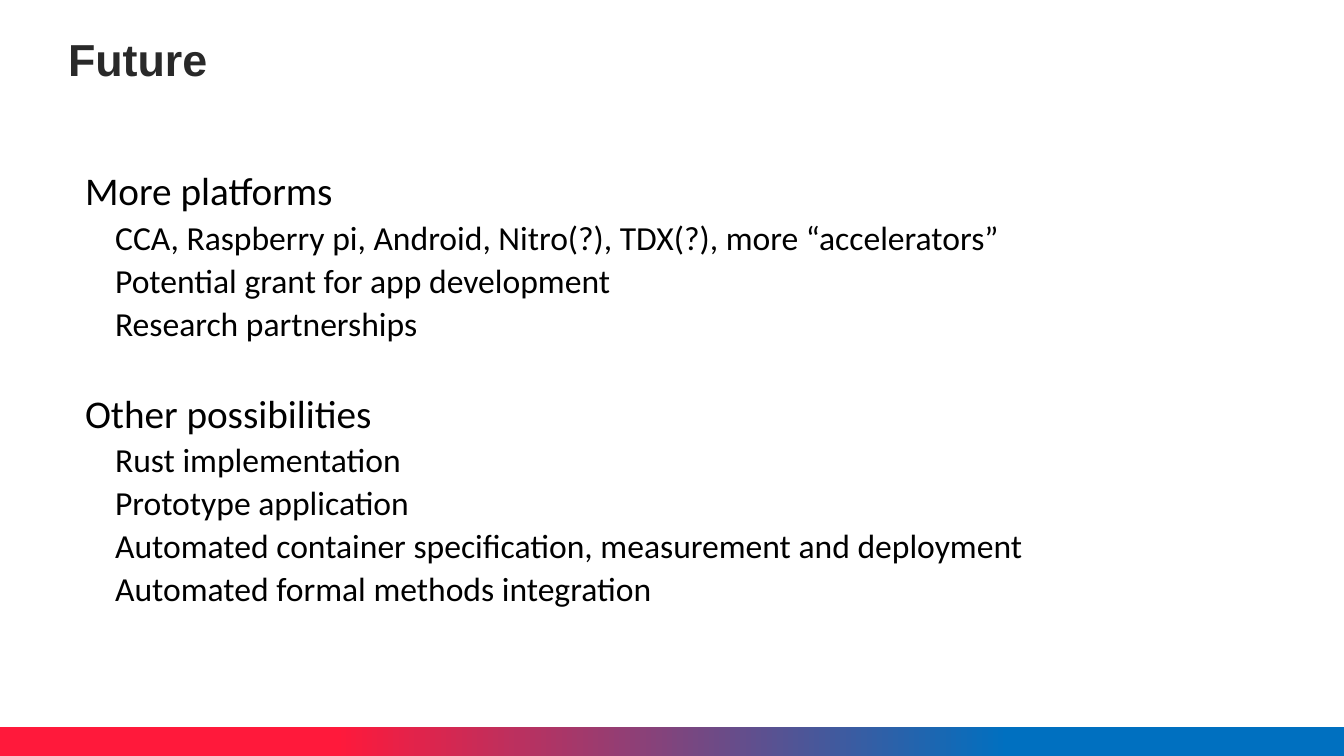
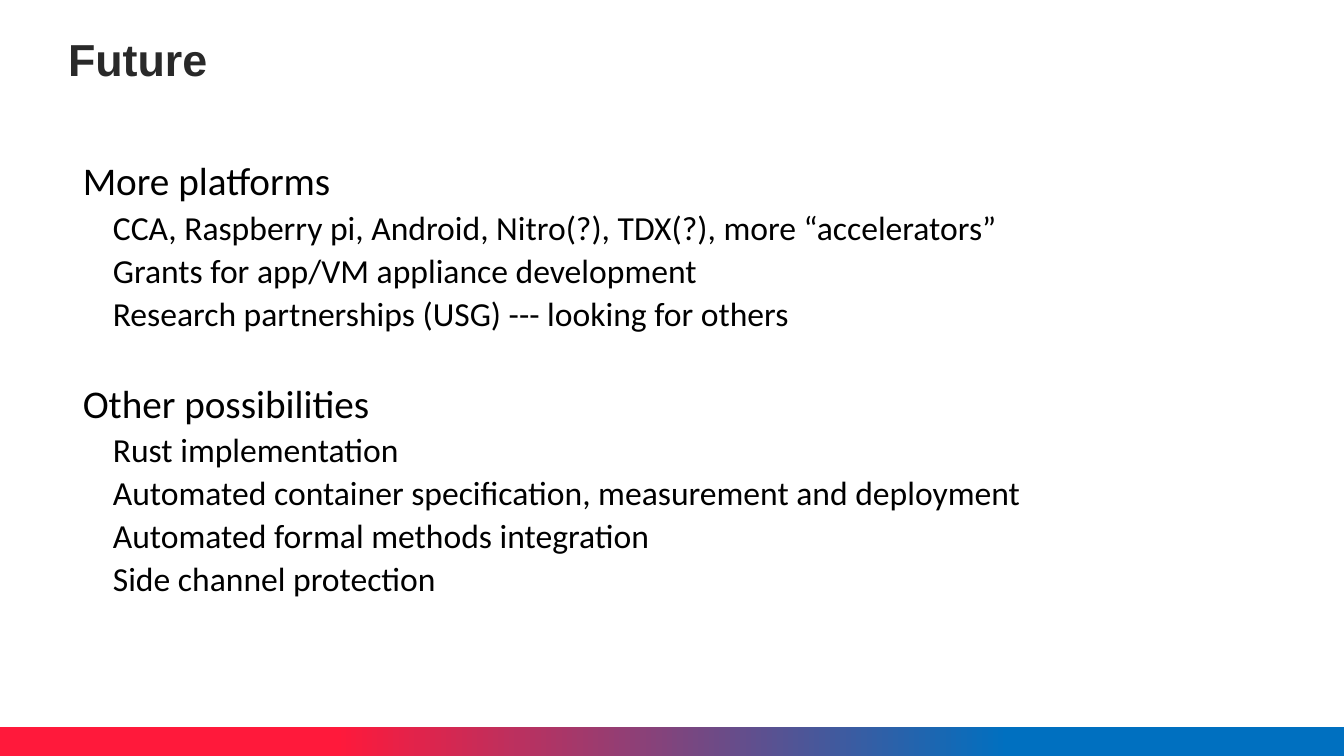
Before and after one commit to ccc-certifier-framework/certifier-framework-for-confidential-computing, a slide deck: slide 6 of Doc/CCC-Proposal-status-2026.pptx (slide 5 before the commit). Drawn at 1344x756 pixels with LibreOffice and Linux fonts; fonts in the diff are those of the drawing; background and template pictures are left out. Boxes give left, top, right and bottom in pixels: in the first picture for what was removed or moved away, otherwise in the second. Text is boxed around its words. In the diff, an @@ line names an element or a change of style, - is before the commit and + after.

```diff
--- a/Doc/CCC-Proposal-status-2026.pptx
+++ b/Doc/CCC-Proposal-status-2026.pptx
@@ text "More platforms": place and size @@
-text "More platforms" at (85,177,1023,607)
+text "More platforms" at (83,167,1020,597)
@@ text at (113,259,789,332): text changed @@
-  Potential grant for app development
-  Research partnerships
+  Grants for app/VM appliance development
+  Research partnerships (USG) --- looking for others
@@ text at (115,491,409,521): paragraph removed @@
-  Prototype application
@@ text at (113,567,435,597): paragraph added @@
+  Side channel protection
```
Also in this commit, not shown: 7 other slides changed, 1 slide added, 1 other file.
